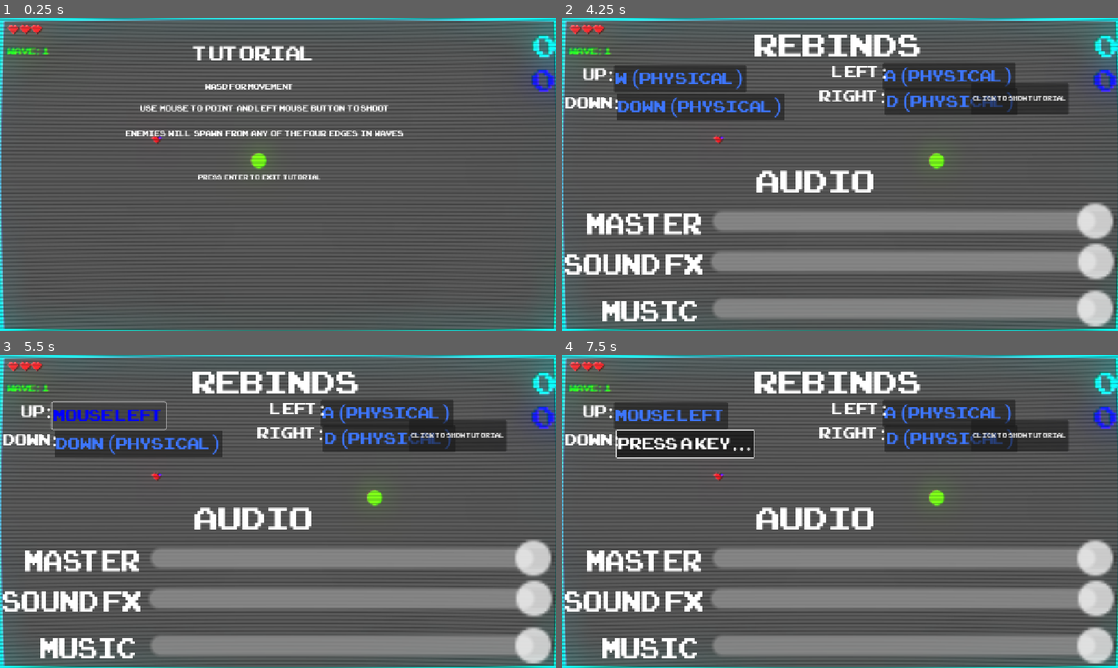
Above: before the commit, frames 1-4 (two rows, left to right).
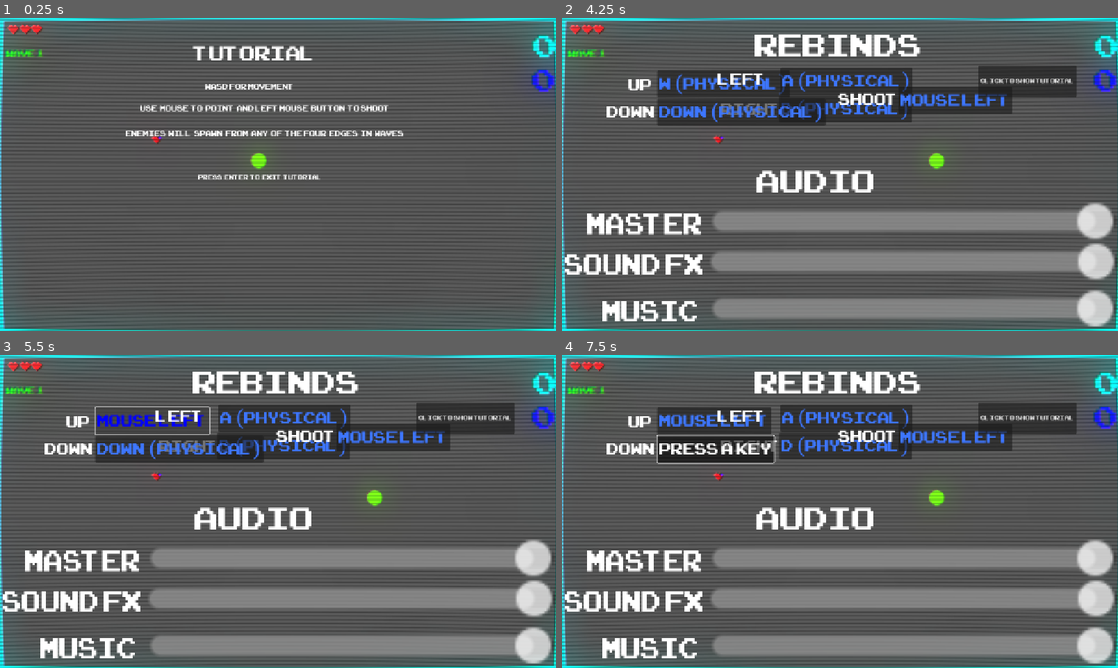
Above: after the commit, the same moments.

Repository: ktosox/GWJ80
Game: Godot game, scene res://level/test_level.tscn
Two runs of this game, one before a commit and one after it. Both use one fixed random seed, a clock stepped at 60 frames per second and the inputs below.
Inputs (mouse positions are in pixels of both pictures, inside the frame that each line leads up to):
- Up to frame 1 (0.25 s): no input
- Up to frame 2 (4.25 s): tap Enter (tutorial_exit) at 0.5 s; move the mouse to (962, 158) at 0.52 s; press the mouse at (962, 158) at 0.53 s; hold D (right) 0.53-1.28 s; move the mouse to (728, 190) at 1.27 s; release the mouse at (728, 190) at 1.28 s; hold Down (down) 1.28-2.03 s; click (728, 190) at 1.35 s; move the mouse to (895, 105) at 2.02 s; press the mouse at (895, 105) at 2.03 s; hold D (right) 2.03-2.78 s; move the mouse to (812, 237) at 2.77 s; release the mouse at (812, 237) at 2.78 s; hold W (up) 2.78-3.53 s; click (812, 237) at 2.85 s; move the mouse to (1006, 221) at 3.52 s; press the mouse at (1006, 221) at 3.53 s; hold A (left) from 3.53 s (still down); tap Escape (options access) at 4.15 s
- Up to frame 3 (5.5 s): release A (left) at 4.25 s; release the mouse at (444, 558) at 4.25 s; click "W (Physical)" at 4.25 s; click "press a key..." (after the commit: "press a key") at 5 s
- Up to frame 4 (7.5 s): click "Mouse Left" at 5.75 s; click "D (Physical)" at 6.5 s; click "Down (Physical)" at 7.25 s

The runs differ from the first frame. In frame 1, 0.2% of the frame differs, in the area x 0-9%, y 9-13%; in frame 2, 11%; in frame 3, 10%; in frame 4, 11%, in the area x 0-93%, y 9-35%.

Commit message:
removing unsuported characters

Diff:
--- a/Game/UI/options.tscn
+++ b/Game/UI/options.tscn
@@ -92,10 +92,10 @@
 
 [node name="upRebind" parent="rebindLabel" instance=ExtResource("5_0xr1y")]
 layout_mode = 0
-offset_left = -324.0
-offset_top = 96.0
-offset_right = -270.0
-offset_bottom = 155.0
+offset_left = -224.0
+offset_top = 108.0
+offset_right = -170.0
+offset_bottom = 167.0
 theme_override_colors/font_hover_color = Color(0, 0, 1, 1)
 theme_override_colors/font_color = Color(0.239886, 0.46276, 1, 1)
 theme_override_fonts/font = ExtResource("2_m8fpw")
@@ -105,20 +105,20 @@
 
 [node name="Label" type="Label" parent="rebindLabel/upRebind"]
 layout_mode = 0
-offset_left = -71.0
-offset_top = -5.0
-offset_right = -5.0
-offset_bottom = 62.0
-theme_override_fonts/font = ExtResource("2_m8fpw")
-theme_override_font_sizes/font_size = 50
-text = "up:"
+offset_left = -67.0
+offset_top = 7.0
+offset_right = -1.0
+offset_bottom = 74.0
+theme_override_fonts/font = ExtResource("2_m8fpw")
+theme_override_font_sizes/font_size = 50
+text = "up"
 
 [node name="rightRebind" parent="rebindLabel" instance=ExtResource("5_0xr1y")]
 layout_mode = 0
-offset_left = 300.0
-offset_top = 149.0
-offset_right = 354.0
-offset_bottom = 208.0
+offset_left = 57.0
+offset_top = 166.0
+offset_right = 111.0
+offset_bottom = 225.0
 theme_override_colors/font_hover_color = Color(0, 0, 1, 1)
 theme_override_colors/font_color = Color(0.239216, 0.462745, 1, 1)
 theme_override_fonts/font = ExtResource("2_m8fpw")
@@ -128,20 +128,20 @@
 
 [node name="Label2" type="Label" parent="rebindLabel/rightRebind"]
 layout_mode = 0
-offset_left = -151.0
-offset_top = -8.0
-offset_right = -2.0
-offset_bottom = 59.0
-theme_override_fonts/font = ExtResource("2_m8fpw")
-theme_override_font_sizes/font_size = 50
-text = "right:"
+offset_left = -135.0
+offset_top = 5.0
+offset_right = 14.0
+offset_bottom = 72.0
+theme_override_fonts/font = ExtResource("2_m8fpw")
+theme_override_font_sizes/font_size = 50
+text = "right"
 
 [node name="downRebind" parent="rebindLabel" instance=ExtResource("5_0xr1y")]
 layout_mode = 0
-offset_left = -318.0
-offset_top = 161.0
-offset_right = -264.0
-offset_bottom = 220.0
+offset_left = -224.0
+offset_top = 173.0
+offset_right = -170.0
+offset_bottom = 232.0
 theme_override_colors/font_hover_color = Color(0, 0, 1, 1)
 theme_override_colors/font_color = Color(0.239216, 0.462745, 1, 1)
 theme_override_fonts/font = ExtResource("2_m8fpw")
@@ -151,20 +151,20 @@
 
 [node name="Label3" type="Label" parent="rebindLabel/downRebind"]
 layout_mode = 0
-offset_left = -118.0
-offset_top = -5.0
-offset_right = 31.0
-offset_bottom = 62.0
-theme_override_fonts/font = ExtResource("2_m8fpw")
-theme_override_font_sizes/font_size = 50
-text = "down:"
+offset_left = -116.0
+offset_top = 4.0
+offset_right = 33.0
+offset_bottom = 71.0
+theme_override_fonts/font = ExtResource("2_m8fpw")
+theme_override_font_sizes/font_size = 50
+text = "down"
 
 [node name="leftRebind" parent="rebindLabel" instance=ExtResource("5_0xr1y")]
 layout_mode = 0
-offset_left = 295.0
-offset_top = 91.0
-offset_right = 349.0
-offset_bottom = 150.0
+offset_left = 59.0
+offset_top = 102.0
+offset_right = 113.0
+offset_bottom = 161.0
 theme_override_colors/font_hover_color = Color(0, 0, 1, 1)
 theme_override_colors/font_color = Color(0.239216, 0.462745, 1, 1)
 theme_override_fonts/font = ExtResource("2_m8fpw")
@@ -174,19 +174,41 @@
 
 [node name="Label4" type="Label" parent="rebindLabel/leftRebind"]
 layout_mode = 0
-offset_left = -115.0
-offset_top = -6.0
-offset_right = 34.0
-offset_bottom = 61.0
-theme_override_fonts/font = ExtResource("2_m8fpw")
-theme_override_font_sizes/font_size = 50
-text = "left:"
+offset_left = -143.0
+offset_right = 6.0
+offset_bottom = 67.0
+theme_override_fonts/font = ExtResource("2_m8fpw")
+theme_override_font_sizes/font_size = 50
+text = "left"
+
+[node name="shootRebind" parent="rebindLabel" instance=ExtResource("5_0xr1y")]
+layout_mode = 0
+offset_left = 331.0
+offset_top = 146.0
+offset_right = 422.0
+offset_bottom = 205.0
+theme_override_colors/font_hover_color = Color(0, 0, 1, 1)
+theme_override_colors/font_color = Color(0.239216, 0.462745, 1, 1)
+theme_override_fonts/font = ExtResource("2_m8fpw")
+theme_override_font_sizes/font_size = 50
+text = "LMB"
+action = "shoot"
+
+[node name="Label4" type="Label" parent="rebindLabel/shootRebind"]
+layout_mode = 0
+offset_left = -138.0
+offset_top = 2.0
+offset_right = 27.0
+offset_bottom = 69.0
+theme_override_fonts/font = ExtResource("2_m8fpw")
+theme_override_font_sizes/font_size = 50
+text = "shoot"
 
 [node name="tutorial_btn" type="Button" parent="."]
-offset_left = 941.0
-offset_top = 149.0
-offset_right = 1119.0
-offset_bottom = 221.0
+offset_left = 958.0
+offset_top = 109.0
+offset_right = 1184.0
+offset_bottom = 181.0
 theme_override_fonts/font = ExtResource("2_m8fpw")
 theme_override_font_sizes/font_size = 20
 text = "Click to Show Tutorial"
--- a/Game/UI/options/rebindable_action.gd
+++ b/Game/UI/options/rebindable_action.gd
@@ -39,4 +39,4 @@
 
 func _on_toggled(button_pressed_state):
 	if button_pressed_state:
-		text = "press a key..."
+		text = "press a key"
--- a/Game/UI/ui.tscn
+++ b/Game/UI/ui.tscn
@@ -81,14 +81,14 @@
 
 [node name="Wave" type="Label" parent="Layout"]
 layout_mode = 0
-offset_left = 15.0
-offset_top = 58.0
-offset_right = 92.0
-offset_bottom = 99.0
+offset_left = 13.0
+offset_top = 64.0
+offset_right = 90.0
+offset_bottom = 105.0
 theme_override_colors/font_color = Color(0, 1, 0, 1)
 theme_override_fonts/font = ExtResource("1_hat8c")
 theme_override_font_sizes/font_size = 30
-text = "Wave: "
+text = "Wave "
 
 [node name="healthBar" type="Control" parent="Layout" node_paths=PackedStringArray("heartNodes")]
 anchors_preset = 0
--- a/Game/bullet/bullet_testing_arena.gd
+++ b/Game/bullet/bullet_testing_arena.gd
@@ -4,7 +4,7 @@
 func _ready() -> void:
 	GameManager.set_health(100)
 	$EnemySpawner.enemy_group_node = self
-	$EnemySpawner.spawn_enemy(1)
+	$EnemySpawner.spawn_enemy(1,false)
 
 
 func _input(event: InputEvent) -> void:
--- a/Game/level/test_level.gd
+++ b/Game/level/test_level.gd
@@ -22,7 +22,7 @@
 	GameManager.set_score(0)
 	Global.load_game()
 
-	ui.get_node("Layout/Wave").text = "Wave: "+str(wave)
+	ui.get_node("Layout/Wave").text = "Wave "+str(wave)
 
 	enemy_spawners = $enemy_spawners.get_children()
 
@@ -32,7 +32,7 @@
 
 func _on_wave_timer_timeout() -> void:
 	wave += 1
-	ui.get_node("Layout/Wave").text = "Wave: "+str(wave)
+	ui.get_node("Layout/Wave").text = "Wave "+str(wave)
 
 
 func _on_spawn_timer_timeout() -> void:
Not shown: 1 places in Game/UI/ui.tscn that only renumber resources
